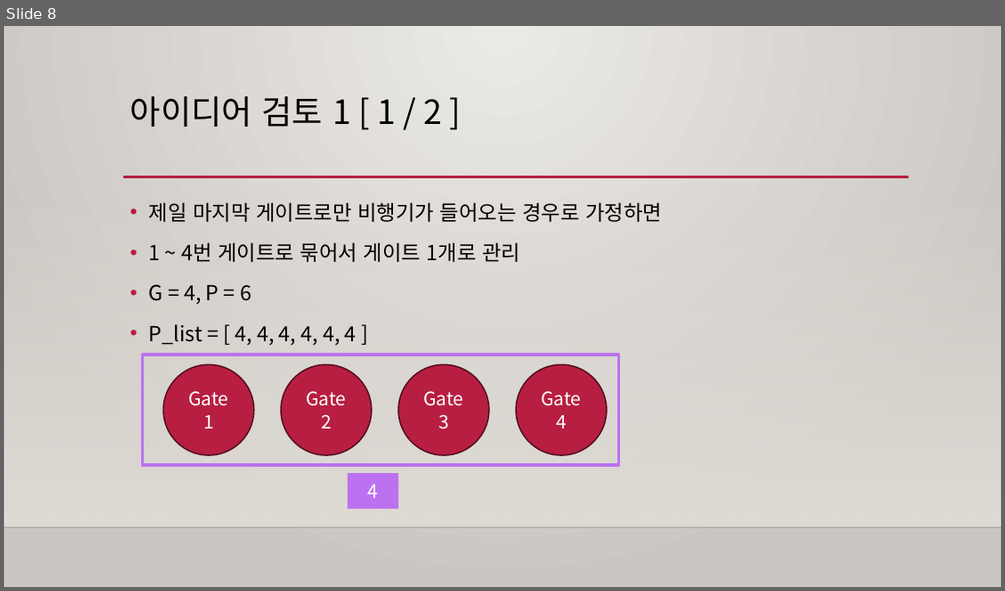
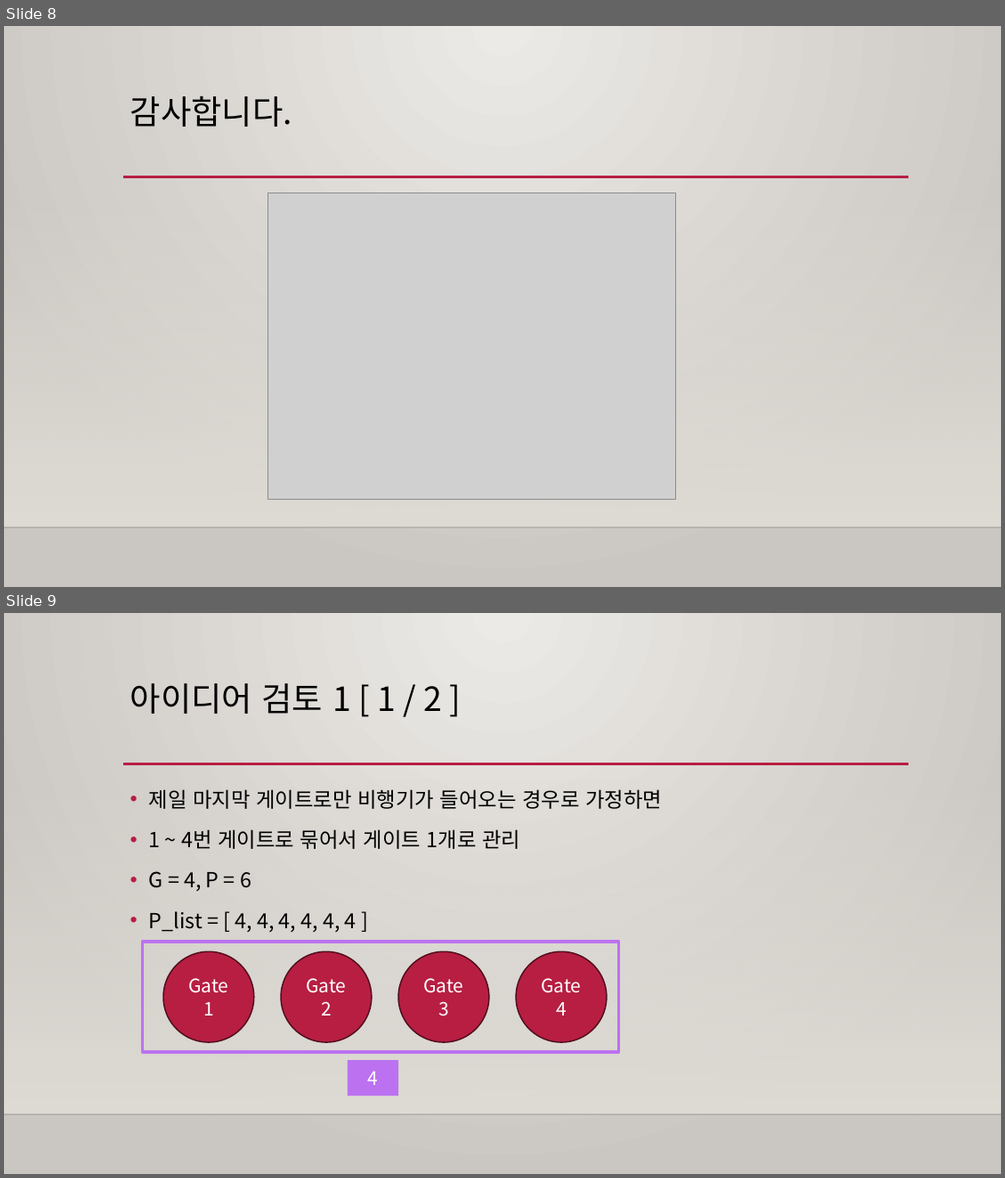
Before and after one commit to DMJester/PrivateStudy, a slide deck: Greedy/10775/10775.pptx. Shown one above the other, each under a label of ours: slide 8 before the commit, slides 8 and 9 after it. The pictures are 1005x591 and 1005x1178 pixels, drawn with LibreOffice and Linux fonts; fonts in the diff are those of the drawing; grey boxes stand for pictures; background and template pictures are left out. Boxes give left, top, right and bottom in pixels: in the first picture for what was removed or moved away, otherwise in the second. Text is boxed around its words. In the diff, an @@ line names an element or a change of style, - is before the commit and + after.

```diff
--- a/Greedy/10775/10775.pptx
+++ b/Greedy/10775/10775.pptx
@@ slide 8 added at [4, 26, 1001, 587], background gradient #ECEAE7 to #CAC7C1; not listed: 3 template elements that a slide beside it also shows @@
@@ title added at [130, 96, 292, 127], 32 pt, text #000000 @@
+감사합니다.
@@ picture added at [268, 192, 676, 499] @@
@@ what was slide 8 is now slide 9 @@
```
Also in this commit, not shown: 1 slide changed, 2 other files.
